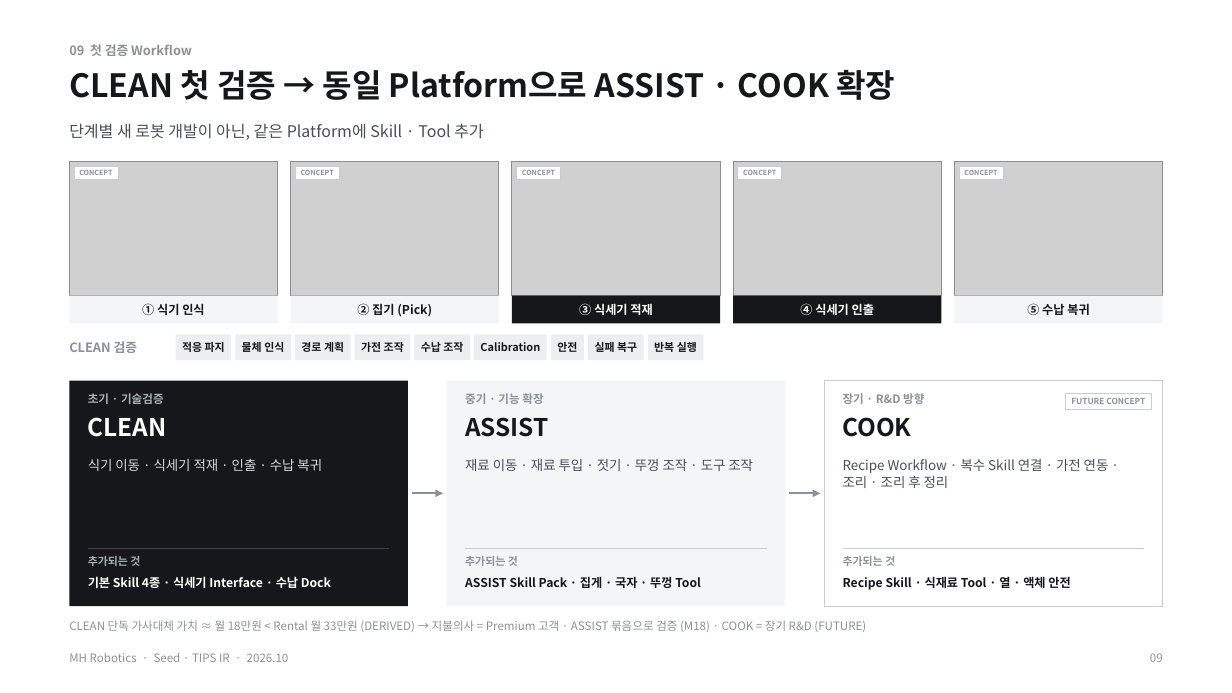
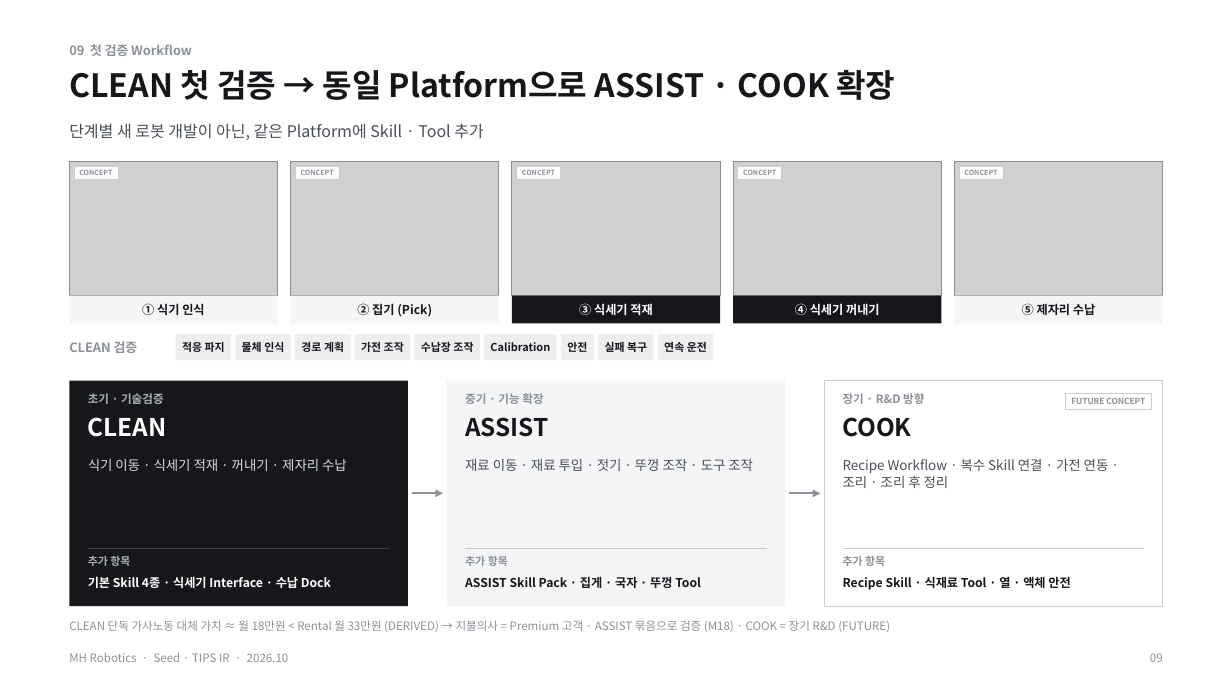
Before and after one commit to kimdonghyun2789-hash/D, a slide deck: slide 9 of MH/MH_Robotics_Seed_TIPS_IR_Final.pptx. Drawn at 1232x693 pixels with LibreOffice and Linux fonts; fonts in the diff are those of the drawing; grey boxes stand for pictures. Boxes give left, top, right and bottom in pixels: in the first picture for what was removed or moved away, otherwise in the second. Text is boxed around its words. In the diff, an @@ line names an element or a change of style, - is before the commit and + after.

```diff
--- a/MH/MH_Robotics_Seed_TIPS_IR_Final.pptx
+++ b/MH/MH_Robotics_Seed_TIPS_IR_Final.pptx
@@ text at [795,303,880,315]: text changed @@
-④ 식세기 인출
+④ 식세기 꺼내기
@@ text at [1022,303,1095,315]: text changed @@
-⑤ 수납 복귀
+⑤ 제자리 수납
@@ rectangle: place and size @@
-rectangle at [414,335,470,360]
+rectangle at [414,335,480,360]
@@ text at [421,342,473,352]: text changed @@
-수납 조작
+수납장 조작
@@ 4 rectangles, 3 texts: place and size @@
-4 rectangles, 3 texts at [474,335,703,360]
+4 rectangles, 3 texts at [484,335,714,360]
@@ text at [664,342,707,352]: text changed @@
-반복 실행
+연속 운전
@@ text at [88,459,347,471]: text changed @@
-식기 이동 · 식세기 적재 · 인출 · 수납 복귀
+식기 이동 · 식세기 적재 · 꺼내기 · 제자리 수납
@@ text at [88,556,130,566]: text changed @@
-추가되는 것
+추가 항목
@@ text at [465,556,508,566]: text changed @@
-추가되는 것
+추가 항목
@@ text at [843,556,885,566]: text changed @@
-추가되는 것
+추가 항목
@@ text at [69,620,890,632]: text changed @@
-CLEAN 단독 가사대체 가치 ≈ 월 18만원 < Rental 월 33만원 (DERIVED) → 지불의사 = Premium 고객 · ASSIST 묶음으로 검증 (M18) · COOK = 장기 R&D (FUTURE)
+CLEAN 단독 가사노동 대체 가치 ≈ 월 18만원 < Rental 월 33만원 (DERIVED) → 지불의사 = Premium 고객 · ASSIST 묶음으로 검증 (M18) · COOK = 장기 R&D (FUTURE)
```
Also in this commit, not shown: 42 other slides changed, 34 other files.
